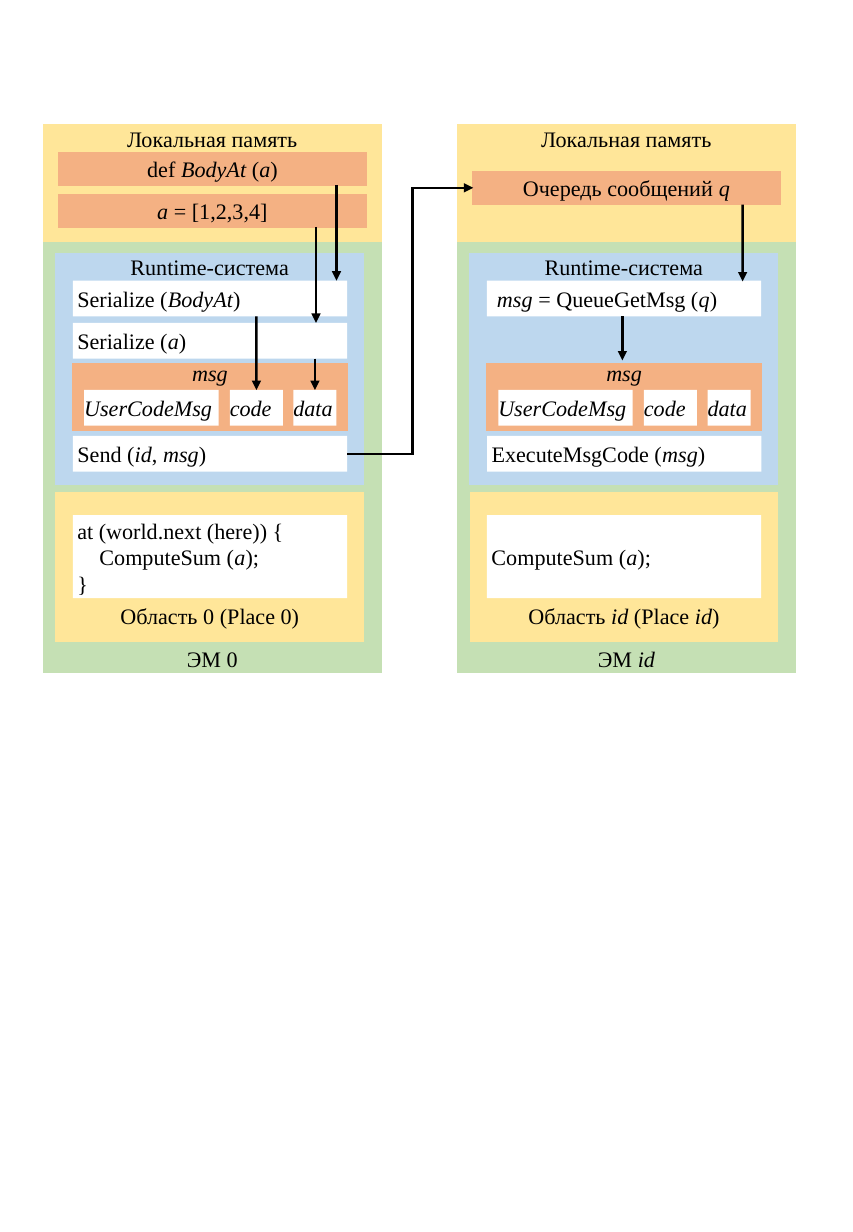
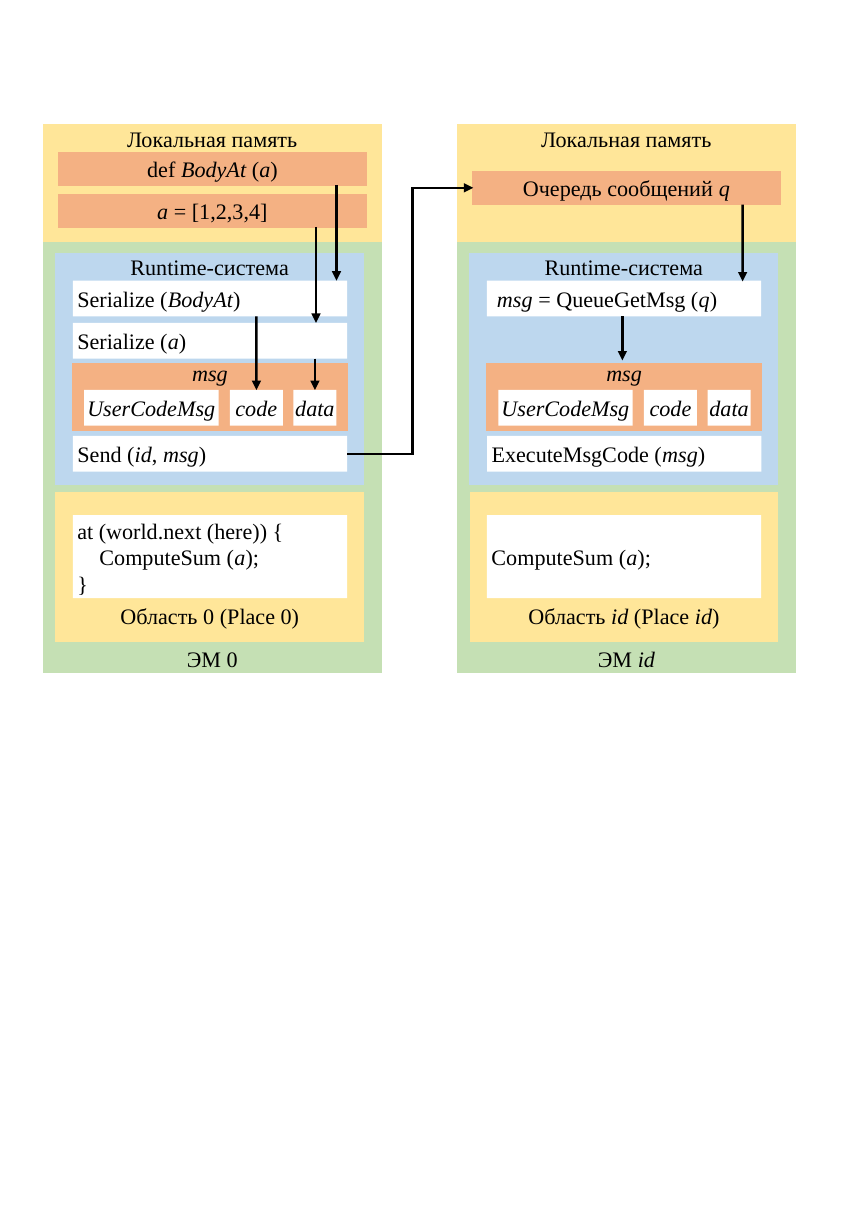
Before and after one commit to Ikulagin/Russian-Phd-LaTeX-Dissertation-Template, a slide deck: slide 9 of images_src/pics.pptx. Drawn at 853x1232 pixels with LibreOffice and Linux fonts; fonts in the diff are those of the drawing. Boxes give left, top, right and bottom in pixels: in the first picture for what was removed or moved away, otherwise in the second. Text is boxed around its words. In the diff, an @@ line names an element or a change of style, - is before the commit and + after.

```diff
--- a/images_src/pics.pptx
+++ b/images_src/pics.pptx
@@ alignment left to centre in 6 elements at [84, 390, 218, 425], [230, 390, 283, 425], [293, 390, 337, 425], [498, 390, 632, 425], [644, 390, 697, 425], [707, 390, 751, 425] @@
```
Also in this commit, not shown: 3 other slides changed, 38 other files.
